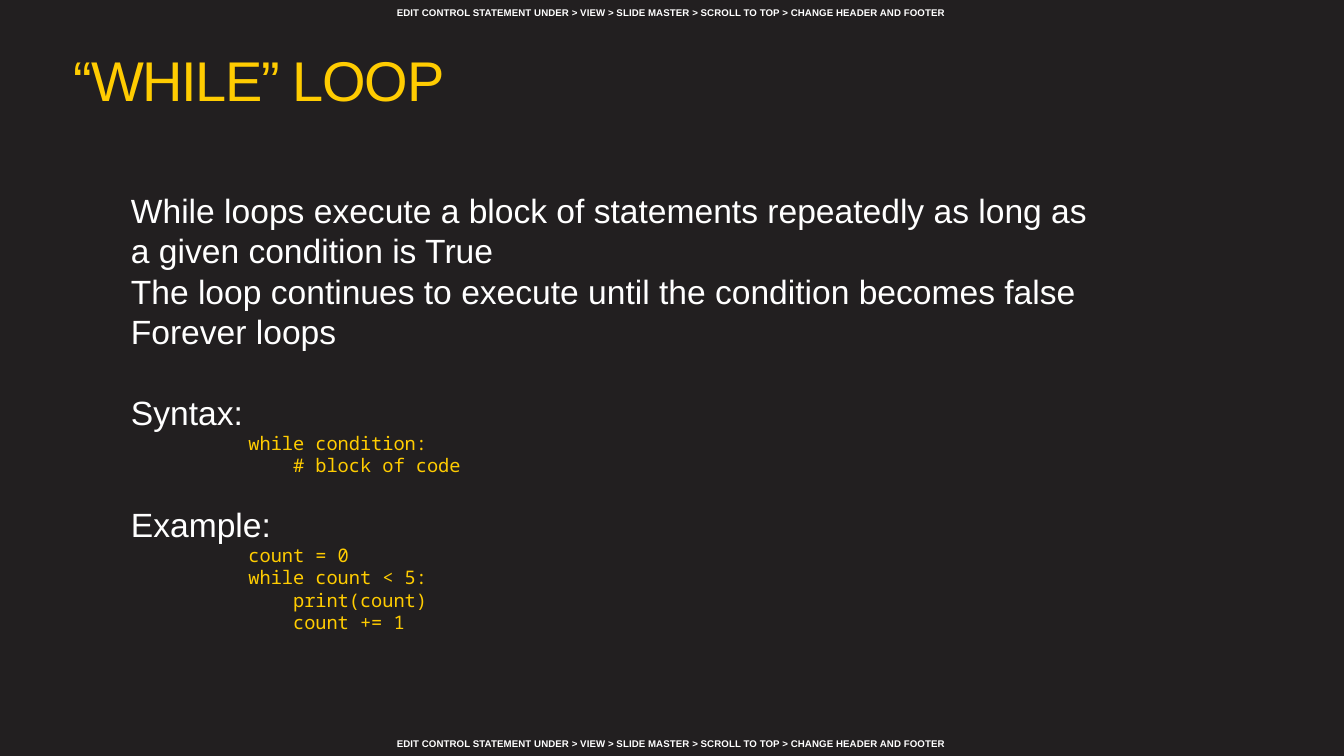
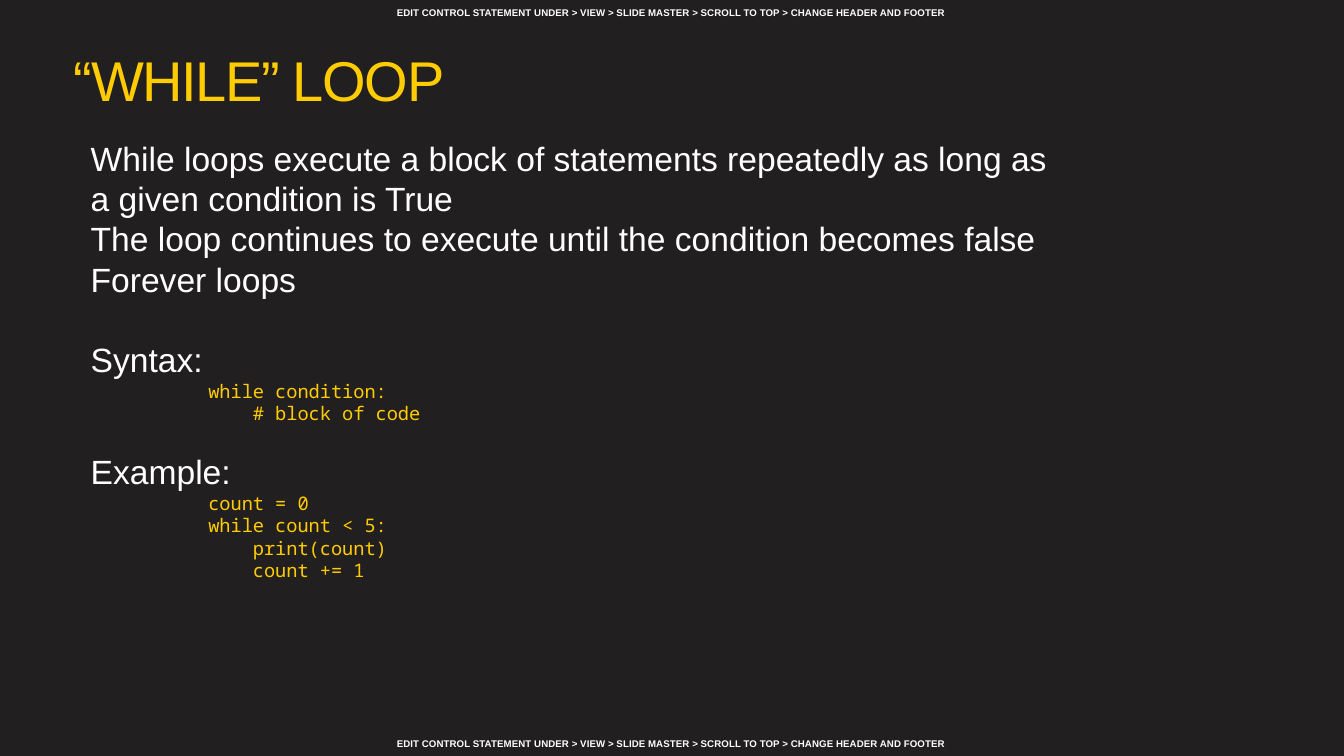
Before and after one commit to AFC-AI2C/summer-course, a slide deck: slide 13 of Python/Lesson 02 - Conditional Statements and Error Handling/Lesson 02 - Conditional Statements, Loops, and Error Handling.pptx. Drawn at 1344x756 pixels with LibreOffice and Linux fonts; fonts in the diff are those of the drawing; background and template pictures are left out. Boxes give left, top, right and bottom in pixels: in the first picture for what was removed or moved away, otherwise in the second. Text is boxed around its words. In the diff, an @@ line names an element or a change of style, - is before the commit and + after.

```diff
--- a/Python/Lesson 02 - Conditional Statements and Error Handling/Lesson 02 - Conditional Statements, Loops, and Error Handling.pptx
+++ b/Python/Lesson 02 - Conditional Statements and Error Handling/Lesson 02 - Conditional Statements, Loops, and Error Handling.pptx
@@ text "While loops execute a block ...": place and size @@
-text "While loops execute a block ..." at <box>131,198,1086,629</box>
+text "While loops execute a block ..." at <box>91,146,1046,577</box>
```
Also in this commit, not shown: 10 other slides changed.
